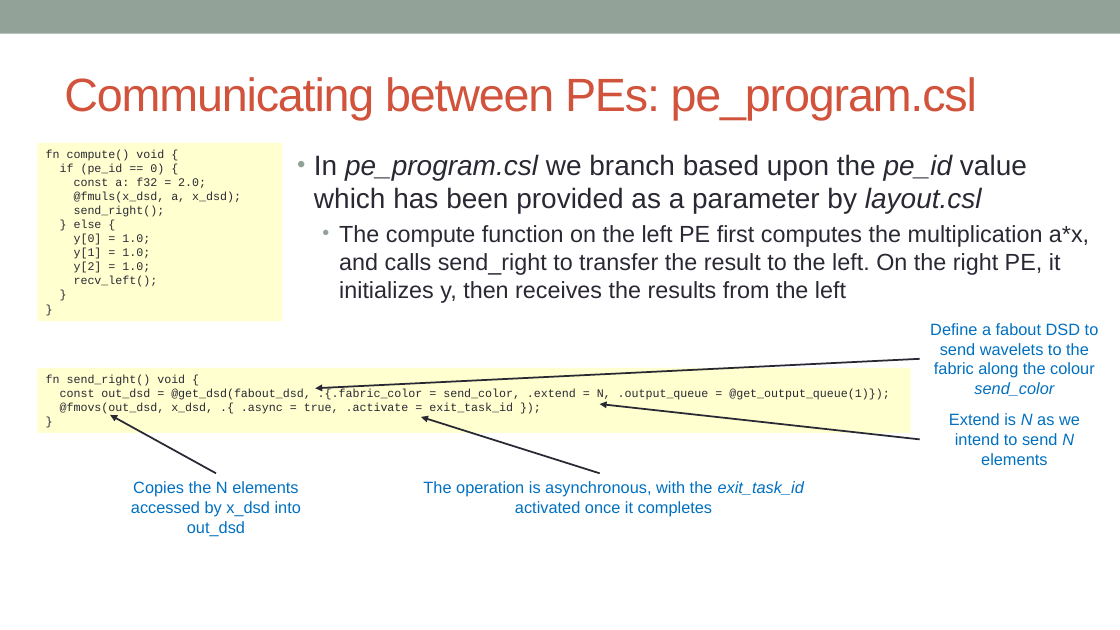
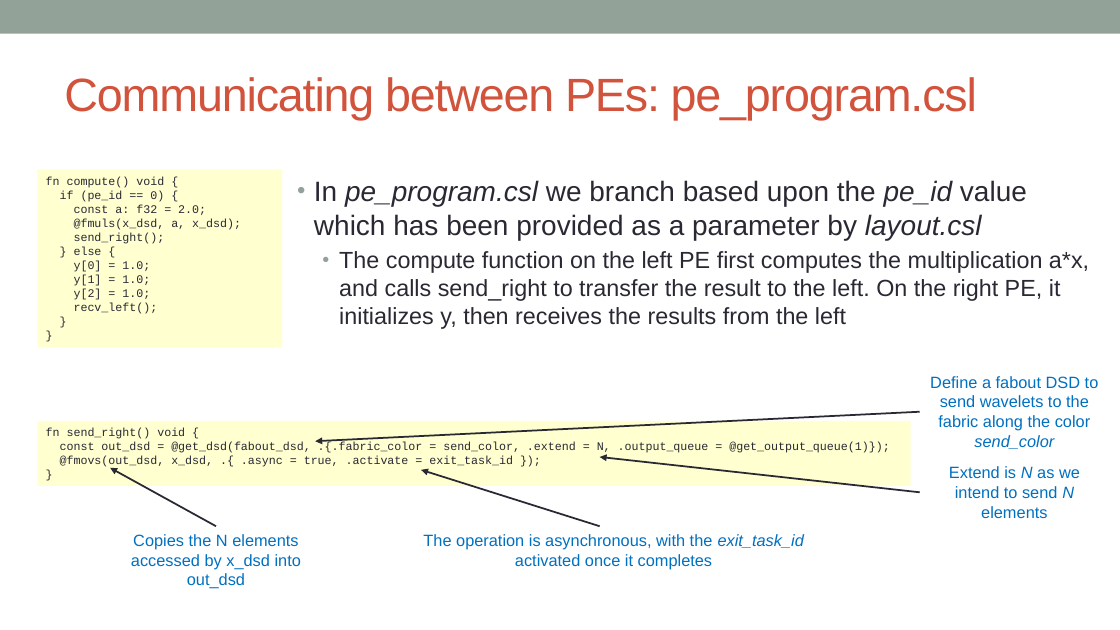
Before and after one commit to EPCCed/cs2-sdk-training, a slide deck: slide 10 of lectures/powerpoints/SDK-walkthrough-part-two.pptx. Drawn at 1120x630 pixels with LibreOffice and Linux fonts; fonts in the diff are those of the drawing. Boxes give left, top, right and bottom in pixels: in the first picture for what was removed or moved away, otherwise in the second. Text is boxed around its words. In the diff, an @@ line names an element or a change of style, - is before the commit and + after.

```diff
--- a/lectures/powerpoints/SDK-walkthrough-part-two.pptx
+++ b/lectures/powerpoints/SDK-walkthrough-part-two.pptx
@@ rectangle "fn compute() void {": place and size @@
-rectangle "fn compute() void {" at (38,143,282,321)
+rectangle "fn compute() void {" at (38,170,282,348)
@@ text "In pe_program.csl we branch based ...": place and size @@
-text "In pe_program.csl we branch based ..." at (314,154,1089,303)
+text "In pe_program.csl we branch based ..." at (314,180,1089,329)
@@ text at (930,376,1099,449): text changed @@
-Define a fabout DSD to send wavelets to the fabric along the colour send_color
+Define a fabout DSD to send wavelets to the fabric along the color send_color
@@ 4 arrows, 3 texts, 1 rectangle: place and size @@
-4 arrows, 3 texts, 1 rectangle at (38,359,1080,536)
+4 arrows, 3 texts, 1 rectangle at (38,412,1080,589)
```
Also in this commit, not shown: 5 other slides changed, 2 other files.
